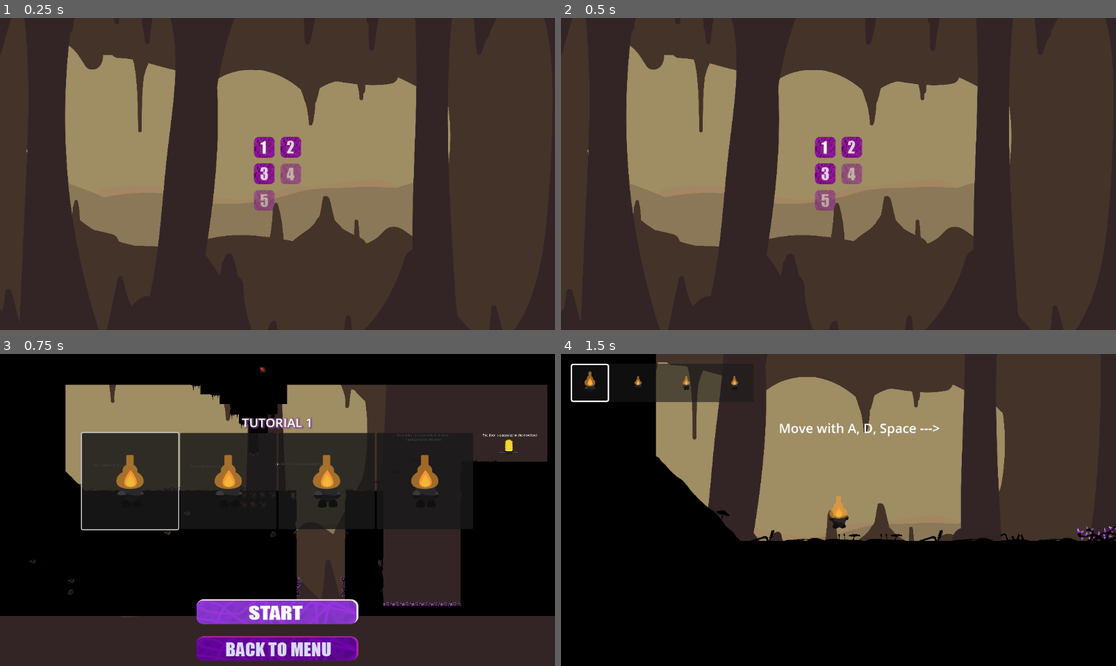
Above: before the commit, frames 1-4 (two rows, left to right).
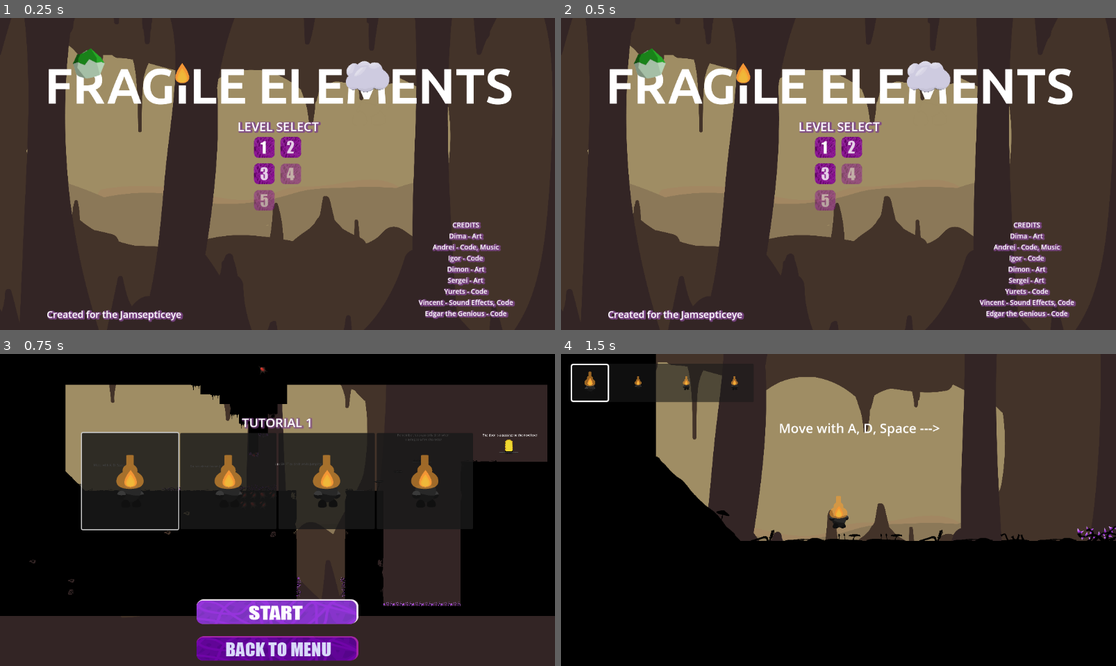
Above: after the commit, the same moments.

Repository: StarikTenger/PlatformerGame2025
Game: Godot game, scene res://scenes/UI/LevelManager.tscn
Same seed, same stepped clock (60 frames per second), same inputs: the game is played once before the commit and once after it. Sound files missing from this copy of the repository are replaced by a short silence.
Inputs (mouse positions are in pixels of both pictures, inside the frame that each line leads up to):
- Up to frame 1 (0.25 s): no input
- Up to frame 2 (0.5 s): no input
- Up to frame 3 (0.75 s): click (266, 485) at 0.52 s
- Up to frame 4 (1.5 s): click (838, 609) at 1.25 s

The runs differ from the first frame. In frame 1, 7.9% of the frame differs, in the area x 8-93%, y 9-98%; in frame 2, 7.9%; in frame 3, nothing differs; in frame 4, nothing differs.

Commit message:
Added menu items

Diff:
--- a/scenes/UI/LevelButton.tscn
+++ b/scenes/UI/LevelButton.tscn
@@ -6,6 +6,7 @@
 
 [node name="LevelButton" type="TextureButton"]
 modulate = Color(1, 1, 1, 0.223529)
+z_index = 1
 custom_minimum_size = Vector2(51.2, 51.2)
 layout_direction = 2
 offset_right = 51.2
--- a/scenes/UI/LevelManager.tscn
+++ b/scenes/UI/LevelManager.tscn
@@ -1,8 +1,27 @@
-[gd_scene load_steps=4 format=3 uid="uid://d4mc6vy1eif2i"]
+[gd_scene load_steps=8 format=3 uid="uid://d4mc6vy1eif2i"]
 
 [ext_resource type="Script" uid="uid://e8g31e6ejare" path="res://scripts/UI/LevelManager.gd" id="1_va7qb"]
 [ext_resource type="PackedScene" uid="uid://c2f8bjsqjtmdb" path="res://scenes/UI/LevelButton.tscn" id="2_aorrh"]
 [ext_resource type="PackedScene" path="res://scenes/ParallaxBackground.tscn" id="3_aorrh"]
+[ext_resource type="Texture2D" uid="uid://corjyuu1miiod" path="res://resources/ui/fragile-elements-logo.png" id="4_juxf5"]
+
+[sub_resource type="LabelSettings" id="LabelSettings_juxf5"]
+font_size = 26
+shadow_size = 9
+shadow_color = Color(0.493087, 0.273171, 0.537419, 0.560784)
+shadow_offset = Vector2(2, 1)
+
+[sub_resource type="LabelSettings" id="LabelSettings_xnwpm"]
+font_size = 14
+shadow_size = 9
+shadow_color = Color(0.493087, 0.273171, 0.537419, 0.560784)
+shadow_offset = Vector2(2, 1)
+
+[sub_resource type="LabelSettings" id="LabelSettings_tsm5b"]
+font_size = 20
+shadow_size = 9
+shadow_color = Color(0.493087, 0.273171, 0.537419, 0.560784)
+shadow_offset = Vector2(2, 1)
 
 [node name="LvlManager" type="Control"]
 layout_mode = 3
@@ -15,6 +34,7 @@
 level_button_scene = ExtResource("2_aorrh")
 
 [node name="GridContainer" type="GridContainer" parent="."]
+z_index = 1
 layout_mode = 1
 anchors_preset = 8
 anchor_left = 0.5
@@ -26,3 +46,47 @@
 columns = 2
 
 [node name="ParallaxBackground" parent="." instance=ExtResource("3_aorrh")]
+
+[node name="TextureRect" type="TextureRect" parent="."]
+layout_mode = 0
+offset_top = -10.0
+offset_right = 1154.0
+offset_bottom = 649.0
+mouse_filter = 2
+texture = ExtResource("4_juxf5")
+metadata/_edit_lock_ = true
+
+[node name="Title" type="Label" parent="TextureRect"]
+offset_left = -1.0
+offset_top = 217.0
+offset_right = 1155.0
+offset_bottom = 253.0
+text = "LEVEL SELECT"
+label_settings = SubResource("LabelSettings_juxf5")
+horizontal_alignment = 1
+
+[node name="GameJam" type="Label" parent="."]
+offset_left = 784.0
+offset_top = 420.0
+offset_right = 1150.0
+offset_bottom = 649.0
+text = "CREDITS
+Dima - Art
+Andrei - Code, Music
+Igor - Code
+Dimon - Art
+Sergei - Art
+Yurets - Code
+Vincent - Sound Effects, Code
+Edgar the Genious - Code"
+label_settings = SubResource("LabelSettings_xnwpm")
+horizontal_alignment = 1
+
+[node name="Credits" type="Label" parent="."]
+offset_left = -2.0
+offset_top = 601.0
+offset_right = 477.0
+offset_bottom = 652.0
+text = "Created for the Jamsepticeye"
+label_settings = SubResource("LabelSettings_tsm5b")
+horizontal_alignment = 1
Binary file added: resources/ui/fragile-elements-logo.png
Not shown, added: resources/ui/fragile-elements-logo.png.import
